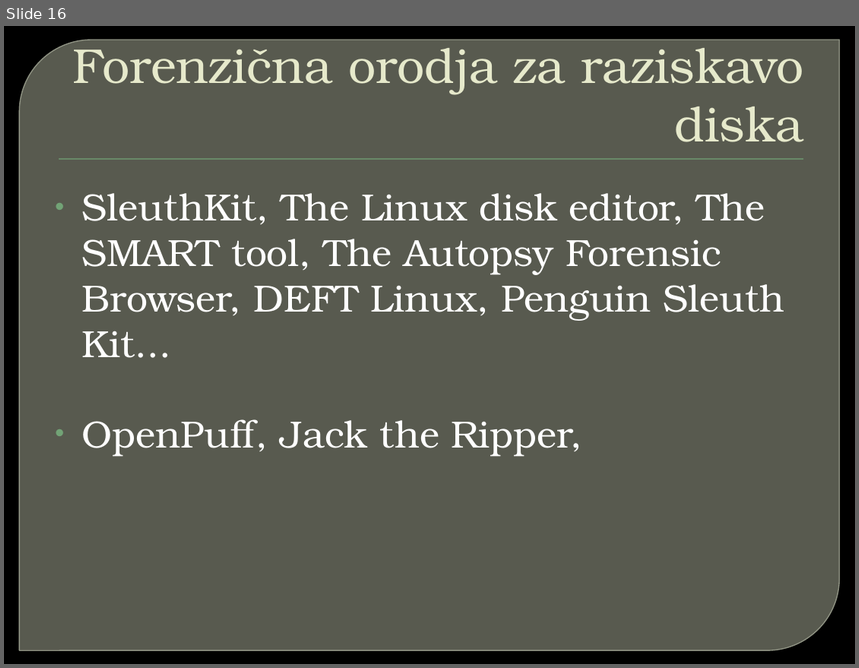
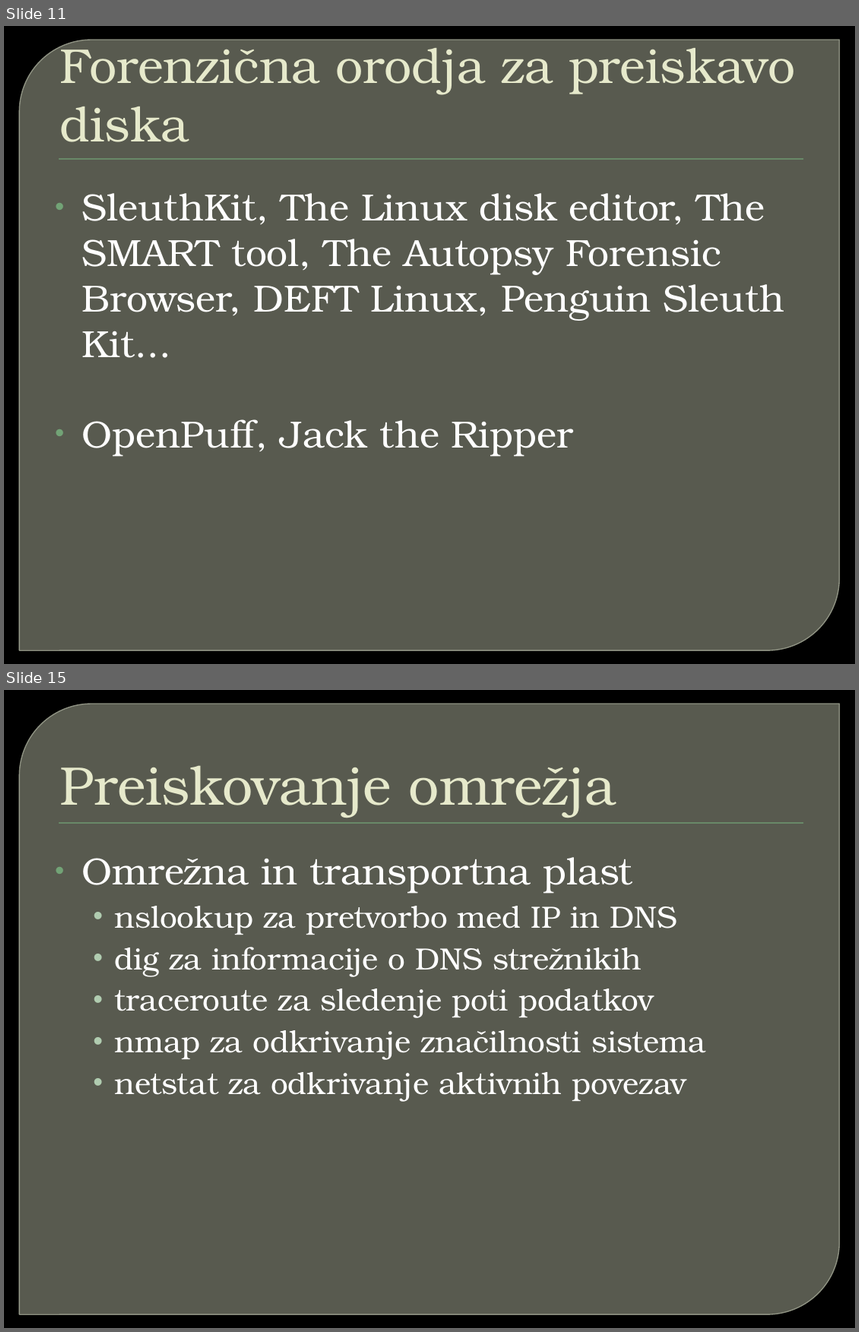
Before and after one commit to primus11/Digital-forensics, a slide deck: Forenzicna_analiza_OS_Linux.pptx. Shown one above the other, each under a label of ours: slide 16 before the commit, slides 11 and 15 after it; the slides between them are not shown. The pictures are 859x668 and 859x1332 pixels, drawn with LibreOffice and Linux fonts; fonts in the diff are those of the drawing; background and template pictures are left out. Boxes give left, top, right and bottom in pixels: in the first picture for what was removed or moved away, otherwise in the second. Text is boxed around its words. In the diff, an @@ line names an element or a change of style, - is before the commit and + after.

```diff
--- a/Forenzicna_analiza_OS_Linux.pptx
+++ b/Forenzicna_analiza_OS_Linux.pptx
@@ slide 15 added at (x1=4, y1=690, x2=855, y2=1328), background picture (left out); not listed: 2 template elements that a slide beside it also shows @@
@@ title added at (x1=60, y1=765, x2=617, y2=818), 46 pt, text #E7EACB @@
+Preiskovanje omrežja
@@ text added at (x1=82, y1=857, x2=706, y2=1102), 26 pt, text #FFFFFF @@
+• Omrežna in transportna plast
+  • nslookup za pretvorbo med IP in DNS
+  • dig za informacije o DNS strežnikih
+  • traceroute za sledenje poti podatkov
+  • nmap za odkrivanje značilnosti sistema
+  • netstat za odkrivanje aktivnih povezav
@@ what was slide 16 is now slide 11 @@
@@ slide 11 changed as well @@
@@ title at (x1=60, y1=37, x2=795, y2=142): text changed @@
-Forenzična orodja za raziskavo diska
+Forenzična orodja za preiskavo diska
@@ text at (x1=82, y1=420, x2=573, y2=457): text changed @@
-• OpenPuff, Jack the Ripper,
+• OpenPuff, Jack the Ripper
```
Also in this commit, not shown: 15 other slides changed, 5 other slides added, 1 other file.
